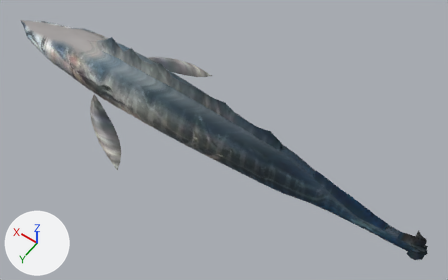
One commit to the glTF model public/aqua/models/fish/wahoo.glb: the scene before it, then after it.
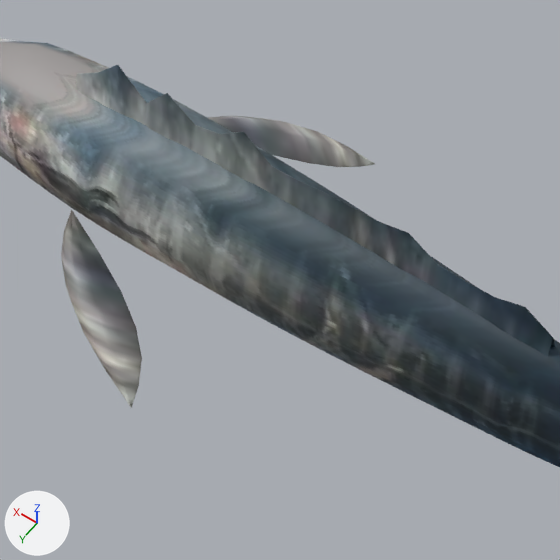
Each version appears first whole from a 50 mm camera at (6911.697, 1.232, 565.477) aimed at (6912.575, 0.004, 563.546), and next in a close-up on the part from 15% to 63% of the width and 4% to 82% of the height. Every picture has the same lights, and +X, +Y and +Z are marked at lower left. The first two pictures are the older version. Vertices at exactly the same position are counted once.

The older version as bpy lines, for what is in view:
```python
me_wahoo = bpy.data.meshes.new('wahoo')
me_wahoo.from_pydata(...)  # 908 vertices, 1712 faces; spans x 6911.71..6913.72, y -0.32..0.32, z 563.43..563.8
me_wahoo.materials.append(mat_painted_pbr_atlas)  # picture img_wahoo_basecolor
ob_wahoo = bpy.data.objects.new('wahoo', me_wahoo)
ob_wahoo.location = (0.0, 0.0, 0.0)
```
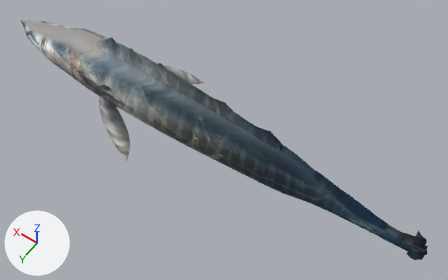
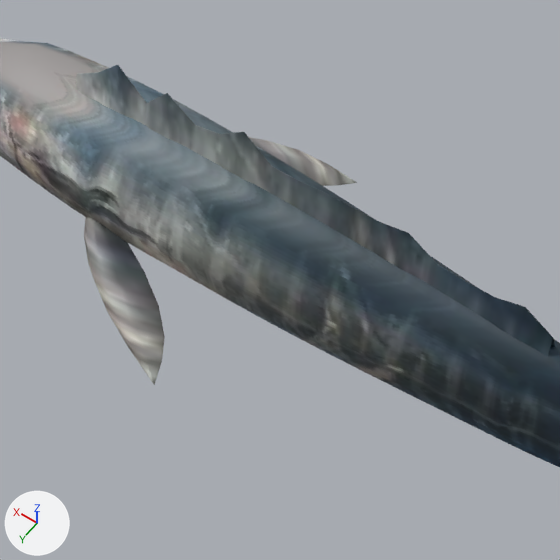
Location of each change, [x1, y1, x2, y2] in pixels of the close-ups (560 x 560 px; the box of a moved part takes in the faces that stretch with it):
part 1 of me_wahoo, moved or reshaped
    before: [61, 210, 142, 408]
    after: [84, 217, 165, 385]
part 2 of me_wahoo, moved or reshaped
    before: [208, 115, 375, 167]
    after: [249, 137, 357, 186]

Diff of the bpy script that builds the scene:
```diff
--- a/public/aqua/models/fish/wahoo.glb.py
+++ b/public/aqua/models/fish/wahoo.glb.py
@@ me_wahoo @@
 # used by ob_wahoo; location = (0.0, 0.0, 0.0)
-me_wahoo.from_pydata(...)  # 908 vertices, 1712 faces; spans x 6911.71..6913.72, y -0.32..0.32, z 563.43..563.8
+me_wahoo.from_pydata(...)  # 908 vertices, 1712 faces; spans x 6911.71..6913.72, y -0.27..0.27, z 563.43..563.8
+# me_wahoo part 1: the loose piece of 42 vertices spanning x 6912.87..6913.16, y 0.12..0.32, z 563.46..563.55 is moved by (0.0, -0.05, 0.0)
+# me_wahoo part 2: the loose piece of 42 vertices spanning x 6912.87..6913.16, y -0.32..-0.12, z 563.46..563.55 is moved by (0.0, 0.05, 0.0)
 me_wahoo.materials.append(mat_painted_pbr_atlas)
```
